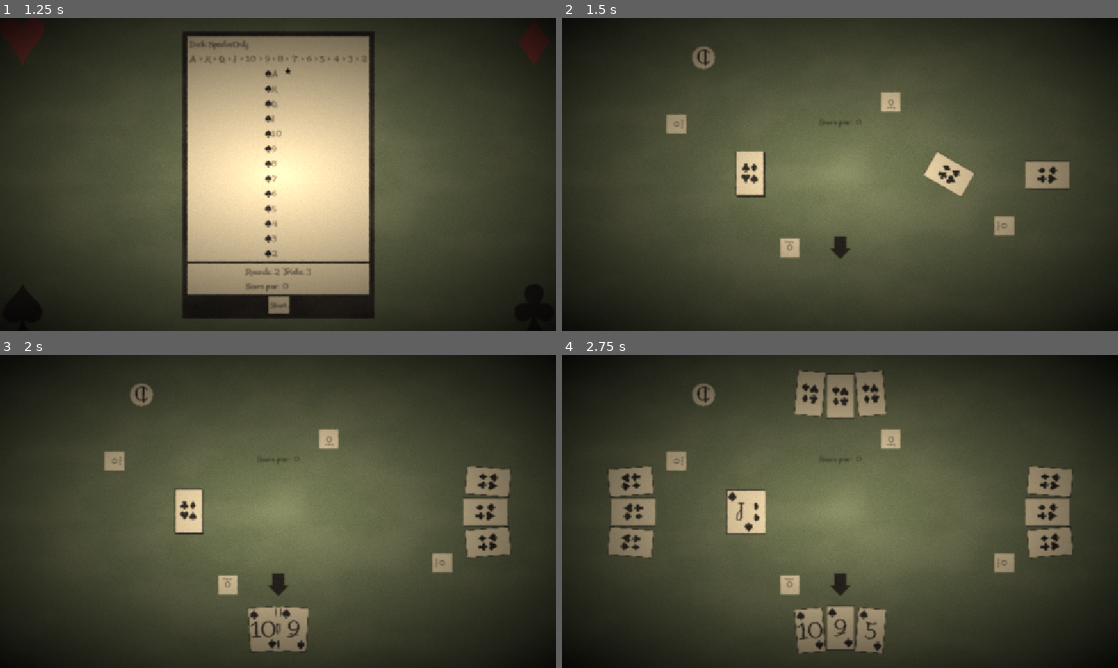
Above: before the commit, frames 1-4 (two rows, left to right).
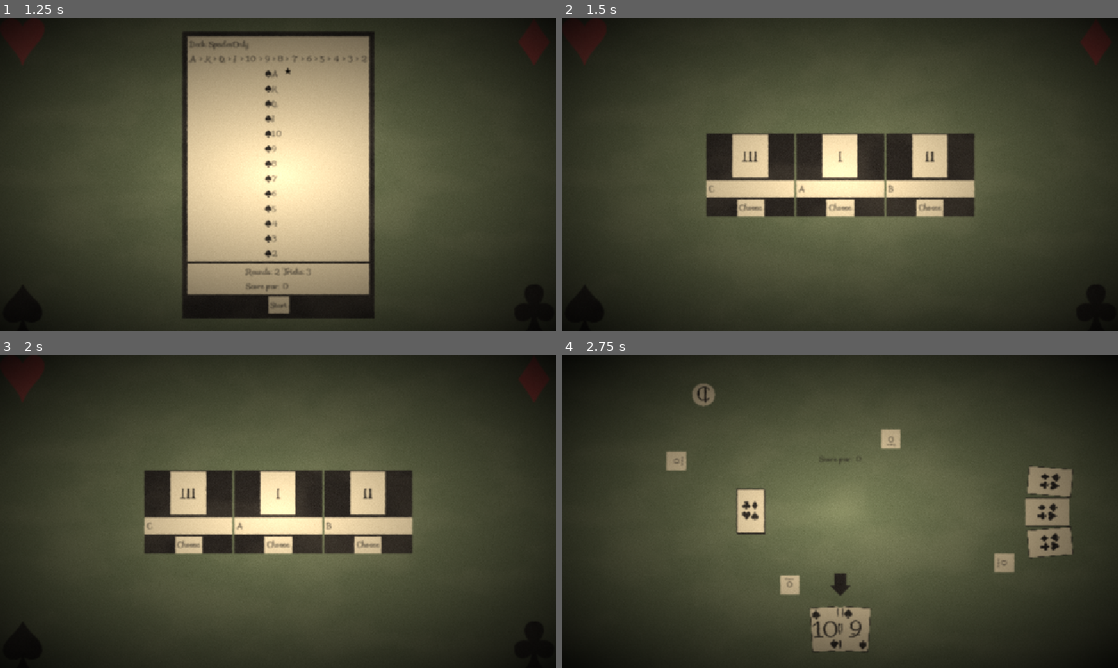
Above: after the commit, the same moments.

Repository: CMurtagh-LGTM/brackeys25.2
Game: Godot game, scene res://Main.tscn
Same seed, same stepped clock (60 frames per second), same inputs: the game is played once before the commit and once after it.
Inputs (mouse positions are in pixels of both pictures, inside the frame that each line leads up to):
- Up to frame 1 (1.25 s): click "Start" at 0.5 s
- Up to frame 2 (1.5 s): click "Start" at 1.25 s
- Up to frame 3 (2 s): no input
- Up to frame 4 (2.75 s): click (751, 542) at 2 s, where only the run after the commit has a clickable "Choose"

Frame 1 is identical in both runs. In frame 2, 14% of the frame differs, in the area x 3-98%, y 4-77%; in frame 3, 17%, in the area x 3-98%, y 6-95%; in frame 4, 5.9%.

Commit message:
can select triumphs

Diff:
--- a/Hand/Hand.gd
+++ b/Hand/Hand.gd
@@ -62,7 +62,6 @@
 		var card: Card
 		if _ai == null:
 			card = await _discard_card
-			print(card)
 		else:
 			card = _cards[await _ai.decide_bonus_discard(_cards, game_state)]
 		cards_discarded.push_back(card)
--- a/Menu/TriumphChooser.gd
+++ b/Menu/TriumphChooser.gd
@@ -20,6 +20,7 @@
 
 func reset() -> void:
 	assert(_initialised)
+	_triumphs.clear()
 	for triumph_info: TriumphInfo in _triumph_infos:
 		_triumphs.append(Triumph.instantiate(triumph_info))
 
@@ -32,11 +33,15 @@
 		_triumph_choice.chosen.connect(_on_choose)
 		_triumph_list.add_child(_triumph_choice)
 
-	return await chosen
+	var chosen_triumph = await chosen
+	for index: int in amount:
+		_triumphs[index].get_parent().remove_child(_triumphs[index])
+	for child: Node in _triumph_list.get_children():
+		_triumph_list.remove_child(child)
+	_triumphs.erase(chosen_triumph)
+	return chosen_triumph
 
 func _on_choose(triumph: Triumph) -> void:
-	for child: Node in _triumph_list.get_children():
-		_triumph_list.remove_child(child)
 	chosen.emit(triumph)
 
 func _ready() -> void:
--- a/Resources/Triumph/Test1.tres
+++ b/Resources/Triumph/Test1.tres
@@ -1,8 +1,10 @@
-[gd_resource type="Resource" script_class="TriumphInfo" load_steps=2 format=3 uid="uid://6wrqljcjsoou"]
+[gd_resource type="Resource" script_class="TriumphInfo" load_steps=3 format=3 uid="uid://6wrqljcjsoou"]
 
 [ext_resource type="Script" uid="uid://chanul83o6q5u" path="res://Triumph/TriumphInfo.gd" id="1_3slcu"]
+[ext_resource type="Texture2D" uid="uid://dnnwl6n3cry2n" path="res://Assets/Characters/I.svg" id="2_h2jbl"]
 
 [resource]
 script = ExtResource("1_3slcu")
+texture = ExtResource("2_h2jbl")
 description = "A"
 metadata/_custom_type_script = "uid://chanul83o6q5u"
--- a/Resources/Triumph/Test2.tres
+++ b/Resources/Triumph/Test2.tres
@@ -1,8 +1,10 @@
-[gd_resource type="Resource" script_class="TriumphInfo" load_steps=2 format=3 uid="uid://bu6blpwb7xn5t"]
+[gd_resource type="Resource" script_class="TriumphInfo" load_steps=3 format=3 uid="uid://bu6blpwb7xn5t"]
 
 [ext_resource type="Script" uid="uid://chanul83o6q5u" path="res://Triumph/TriumphInfo.gd" id="1_or8dl"]
+[ext_resource type="Texture2D" uid="uid://c6j3k2n67feud" path="res://Assets/Characters/II.svg" id="2_dq5rg"]
 
 [resource]
 script = ExtResource("1_or8dl")
+texture = ExtResource("2_dq5rg")
 description = "B"
 metadata/_custom_type_script = "uid://chanul83o6q5u"
--- a/Resources/Triumph/Test3.tres
+++ b/Resources/Triumph/Test3.tres
@@ -1,8 +1,10 @@
-[gd_resource type="Resource" script_class="TriumphInfo" load_steps=2 format=3 uid="uid://6j2037dtqx70"]
+[gd_resource type="Resource" script_class="TriumphInfo" load_steps=3 format=3 uid="uid://6j2037dtqx70"]
 
 [ext_resource type="Script" uid="uid://chanul83o6q5u" path="res://Triumph/TriumphInfo.gd" id="1_knv7k"]
+[ext_resource type="Texture2D" uid="uid://cnjevtcfmlgd4" path="res://Assets/Characters/III.svg" id="2_grjcq"]
 
 [resource]
 script = ExtResource("1_knv7k")
+texture = ExtResource("2_grjcq")
 description = "C"
 metadata/_custom_type_script = "uid://chanul83o6q5u"
--- a/SceneManager.gd
+++ b/SceneManager.gd
@@ -18,7 +18,6 @@
 	_triumph_chooser.initialise()
 	while true:
 		await _show_main_menu()
-		_triumph_chooser.reset()
 		if await _play():
 			pass # Win
 		else:
@@ -37,6 +36,11 @@
 		_game_preview.visible = true
 		await _game_preview.start_pressed
 		_game_preview.visible = false
+
+		_triumph_chooser.visible = true
+		triumphs.append(await _triumph_chooser.choose())
+		print(triumphs)
+		_triumph_chooser.visible = false
 
 		var game_manager = _game_scene.instantiate()
 		game_manager.set_deck_info(game.deck_info)
--- a/Triumph/Triumph.gd
+++ b/Triumph/Triumph.gd
@@ -5,10 +5,15 @@
 
 var _info: TriumphInfo
 
+@onready var _image: Sprite2D = $Image
+
+func description() -> String:
+	return _info.description
+
 static func instantiate(info: TriumphInfo) -> Triumph:
 	var triumph = _triumphs_scene.instantiate()
 	triumph._info = info
 	return triumph
 
-func description() -> String:
-	return _info.description
+func _ready() -> void:
+	_image.texture = _info.texture
--- a/Triumph/Triumph.tscn
+++ b/Triumph/Triumph.tscn
@@ -18,7 +18,7 @@
 scale = Vector2(0.33, 0.25)
 texture = ExtResource("3_00agh")
 
-[node name="Sprite2D" type="Sprite2D" parent="."]
+[node name="Image" type="Sprite2D" parent="."]
 modulate = Color(0.215686, 0.196078, 0.176471, 1)
 scale = Vector2(0.15, 0.15)
 texture = ExtResource("4_00agh")
